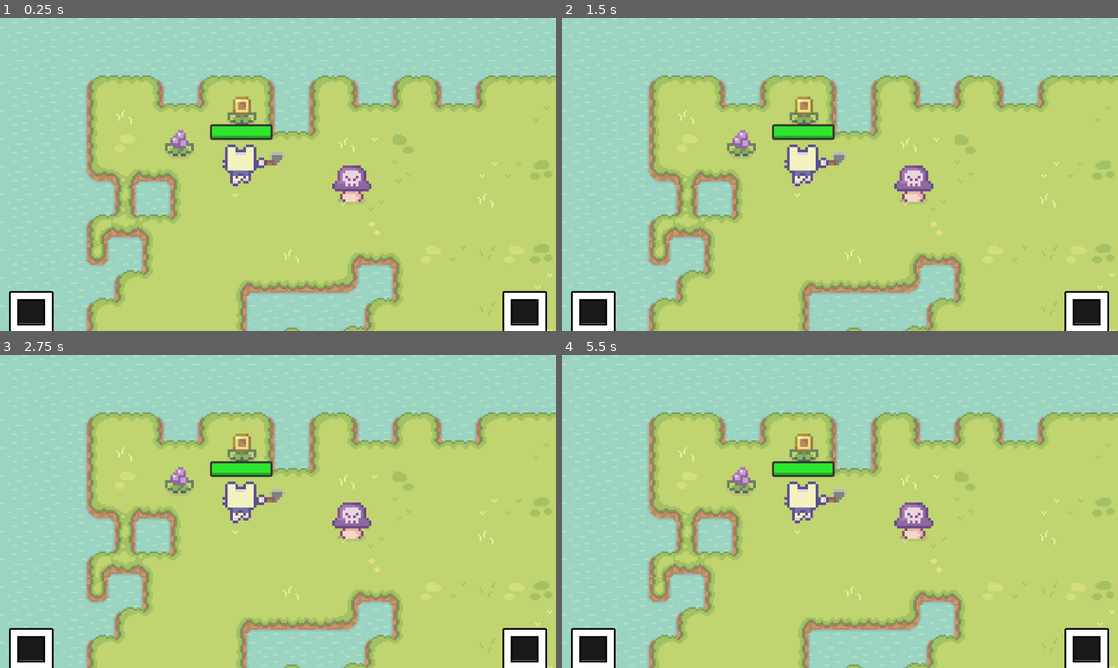
Above: before the commit, frames 1-4 (two rows, left to right).
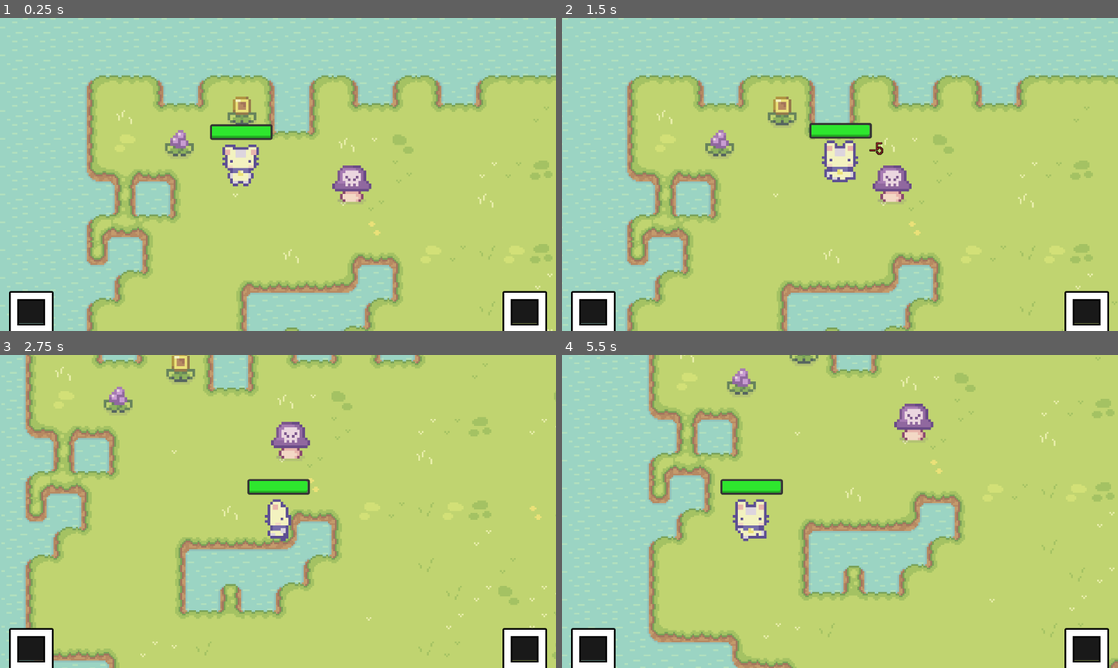
Above: after the commit, the same moments.

Repository: Max-Goad/Birb
Game: Godot game, scene res://resources/scenes/gameplay.tscn
Two runs of this game, one before a commit and one after it. Both use one fixed random seed, a clock stepped at 60 frames per second and the inputs below.
Inputs (mouse positions are in pixels of both pictures, inside the frame that each line leads up to):
- Up to frame 1 (0.25 s): no input
- Up to frame 2 (1.5 s): tap Enter (ui_accept) at 0.5, 0.77 s; move the mouse to (595, 309) at 0.52 s; hold Right (ui_right) 0.53-1.28 s; tap 1 (player_action_1) at 0.6 s; click (595, 309) at 0.67 s; move the mouse to (1084, 309) at 1.27 s; hold Down (ui_down) from 1.28 s (still down); tap 2 (player_action_2) at 1.35 s; click (1084, 309) at 1.42 s
- Up to frame 3 (2.75 s): tap Enter (ui_accept) at 1.52 s; move the mouse to (333, 442) at 2.02 s; release Down (ui_down) at 2.03 s; hold Right (ui_right) from 2.03 s (still down); tap 3 (player_action_3) at 2.1 s
- Up to frame 4 (5.5 s): move the mouse to (812, 574) at 2.77 s; release Right (ui_right) at 2.78 s; hold Up (ui_up) 2.78-3.53 s; tap 4 (player_action_4) at 2.85 s; click (812, 574) at 2.92 s; tap Enter (ui_accept) at 3.02, 3.77, 4.52 s; move the mouse to (1006, 558) at 3.52 s; hold Left (ui_left) 3.53-5.03 s; tap 1 (player_action_1) at 3.6 s; move the mouse to (673, 464) at 4.27 s; tap 2 (player_action_2) at 4.35 s; move the mouse to (867, 511) at 5.02 s; hold Down (ui_down) from 5.03 s (still down); tap 3 (player_action_3) at 5.1 s; click (867, 511) at 5.17 s

The runs differ from the first frame. In frame 1, 0.5% of the frame differs, in the area x 40-52%, y 40-54%; in frame 2, 21%; in frame 3, 52%, in the area x 4-100%, y 0-100%; in frame 4, 46%.
Error before the commit: Parse Error: Identifier "Empty" not declared in the current scope. (res://scripts/ability/ability.gd:116)

Commit message:
Added first-pass of Empty Ability

Diff:
--- /dev/null
+++ b/scripts/ability/ability_empty.gd
@@ -0,0 +1,61 @@
+class_name Empty extends Ability
+
+#region Variables
+var speed_modifier: float
+var drain_frequency: float
+var player: Player
+
+var buff_active = false
+#endregion
+
+#region Signals
+#endregion
+
+#region Engine Functions
+func _init(speed_modifier: float, drain_frequency: float = 1.0) -> void:
+	super._init()
+	self.info = Data.components_by_name["空"]
+	self.speed_modifier = speed_modifier
+	self.drain_frequency = drain_frequency
+#endregion
+
+#region Public Functions
+func execute(_parent: Player, _direction: Vector2):
+	pass
+
+func on_set():
+	Abilities.ability_set.connect(_recheck_buff.unbind(3))
+	player = get_tree().get_first_node_in_group(Data.GROUP_PLAYER) as Player
+	if _no_attacks() and not buff_active:
+		_apply_buff()
+
+func on_unset():
+	Abilities.ability_set.disconnect(_recheck_buff.unbind(3))
+	if buff_active:
+		_remove_buff()
+#endregion
+
+#region Private Functions
+func _no_attacks():
+	var is_not_attack = func(a: Ability): return a.info.type != CraftingComponent.Type.ATTACK
+	return Abilities.get_abilities(Ability.Category.ACTIVE).all(is_not_attack)
+
+func _recheck_buff():
+	if _no_attacks():
+		if not buff_active:
+			_apply_buff()
+	else:
+		if buff_active:
+			_remove_buff()
+
+func _apply_buff():
+	player.modifiers.add(Player.Modifiers.MOVEMENT_TOP_SPEED, self, speed_modifier)
+	buff_active = true
+
+func _remove_buff():
+	if player:
+		player.modifiers.remove(Player.Modifiers.MOVEMENT_TOP_SPEED, self)
+		buff_active = false
+
+
+#endregion
--- a/scripts/global/abilities.gd
+++ b/scripts/global/abilities.gd
@@ -29,6 +29,9 @@
 func get_ability(category: Ability.Category, slot: int) -> Ability:
 	assert(has_ability(category, slot))
 	return _get_slots(category)[slot]
+
+func get_abilities(category: Ability.Category) -> Array[Ability]:
+	return _get_slots(category)
 
 func find_ability_slot(category: Ability.Category, ability: Ability) -> int:
 	var slots := _get_slots(category)
